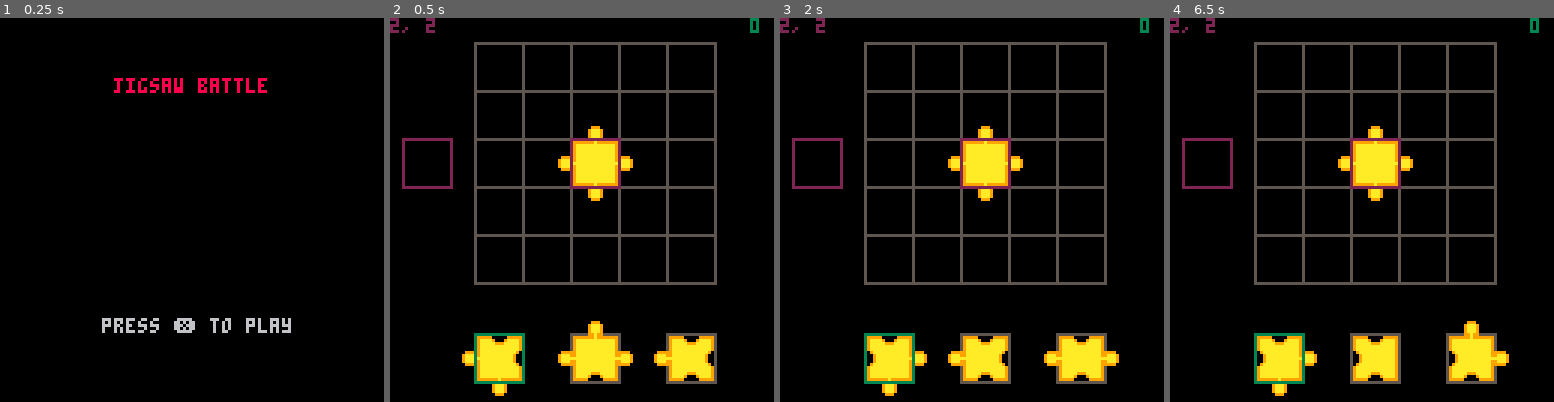
Above: before the commit, frames 1-4 (left to right).
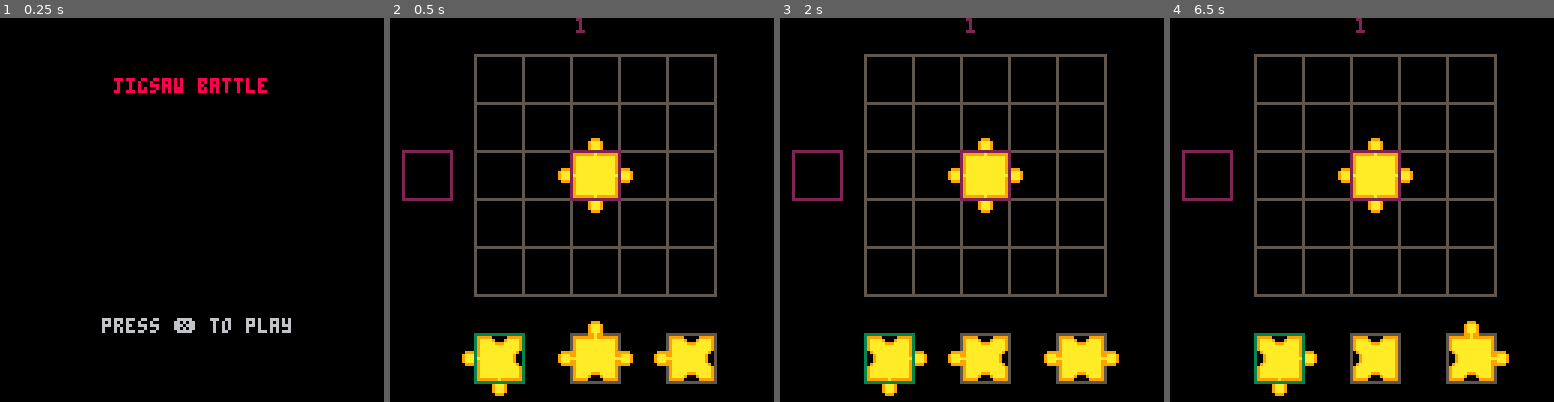
Above: after the commit, the same moments.

Repository: FelixEder/jigsaw-battle
Game: PICO-8 cartridge jigsaw-battle.p8
Same seed, same stepped clock (60 frames per second), same inputs: the game is played once before the commit and once after it.
Inputs:
- Up to frame 1 (0.25 s): no input
- Up to frame 2 (0.5 s): tap X (X key) at 0.33 s
- Up to frame 3 (2 s): tap O (Z key) at 0.7, 1.7 s; tap X (X key) at 1.07, 1.85 s; hold Right from 1.6 s (still down); hold P2 Left from 1.6 s (still down)
- Up to frame 4 (6.5 s): release Right at 2.1 s; release P2 Left at 2.1 s; tap O (Z key) every 0.4 s from 2.1 to 6.1 s; hold Up 2.15-2.42 s; hold P2 Down 2.15-2.42 s; hold Right 2.47-3.03 s; hold P2 Left 2.47-3.03 s; tap X (X key) every 1.12 s from 2.97 to 6.32 s; hold Left 3.08-3.58 s; hold P2 Right 3.08-3.58 s; hold Down 3.63-3.97 s; hold P2 Up 3.63-3.97 s; hold Right 4.02-4.68 s; hold P2 Left 4.02-4.68 s; hold Up 4.73-5.03 s; hold P2 Down 4.73-5.03 s; hold Left 5.08-5.68 s; hold P2 Right 5.08-5.68 s; hold Down 5.73-6.03 s; hold P2 Up 5.73-6.03 s; hold Right from 6.08 s (still down); hold P2 Left from 6.08 s (still down)

Frame 1 is identical in both runs. In frame 2, 7.8% of the frame differs, in the area x 0-97%, y 0-73%; in frame 3, 7.8%; in frame 4, 7.8%.

Commit message:
score og fix bug

Diff:
--- a/jigsaw-battle.p8
+++ b/jigsaw-battle.p8
@@ -120,7 +120,7 @@
 
 cell_size = 16
 grid_x_start = 28
-grid_y_start = 8
+grid_y_start = 12
 
 function create_grid()
 	for y=0,grid_height do
@@ -176,7 +176,7 @@
 		end
 	end
 
-	if y < grid_height-1 and grid[y+1][x] then
+	if y < grid_height and grid[y+1][x] then
 		local bottom = grid[y+1][x]
 		if (bottom.top + piece.bottom > 0) then
 			printh("bottom", "error")
@@ -200,7 +200,7 @@
 		end
 	end
 
-	if x < grid_width-1 and grid[y][x+1] then
+	if x < grid_width and grid[y][x+1] then
 		local right = grid[y][x+1]
 		if (right.left + piece.right > 0) then
 			printh("right", "error")
@@ -250,7 +250,10 @@
     y = 2,
   }
   selection_cursor = 0
-  music(0)
+  round = 0
+  p1score = 1
+  p2score = 1
+  --music(0)
 end
 
 function game_update()
@@ -260,41 +263,49 @@
 	end
 
 	--todo make p1, p2 exchangeable
-	if btnp(⬆️) then
+	if btnp(⬆️, round) then
 		grid_cursor.y = max(0, grid_cursor.y - 1)
 		sfx(0, 0, 0)
 	end
-	if btnp(⬇️) then
+	if btnp(⬇️, round) then
 		grid_cursor.y = min(4, grid_cursor.y + 1)
 		sfx(0, 0, 0)
 	end
-	if btnp(➡️) then
+	if btnp(➡️, round) then
 	 grid_cursor.x = min(4, grid_cursor.x + 1)
 		sfx(0, 0, 0)
 	end
-	if btnp(⬅️) then
+	if btnp(⬅️, round) then
 	 grid_cursor.x = max(0, grid_cursor.x - 1)
 		sfx(0, 0, 0)
 	end
-	if btnp(❎) then
+	if btnp(❎, round) then
 		local success = place_piece()
 		if (success) then
 			next_piece = nil
+			if (round == 0) then
+				p1score += 1
+				if (p1score == 25) then
+					next_round()
+				end
+			else
+				p2score += 1
+			end
 			sfx(1, 0, 0)
 		else
 			sfx(2, 0, 0)
 		end
 	end
 
-	if btnp(➡️, 1) then
+	if btnp(➡️, 1 - round) then
 		selection_cursor = min(2, selection_cursor + 1)
 		sfx(0, 0, 0)
 	end
-	if btnp(⬅️, 1) then
+	if btnp(⬅️, 1 - round) then
 	 selection_cursor = max(0, selection_cursor - 1)
 		sfx(0, 0, 0)
 	end
-	if btnp(❎, 1) then
+	if btnp(❎, 1 - round) then
 		if (not next_piece) then
 			next_piece = selection_row[selection_cursor]
 			create_new_jigsaws()
@@ -303,6 +314,13 @@
 			sfx(2, 0, 0)
 		end
 	end
+end
+
+function next_round()
+  create_grid()
+  create_row()
+  create_new_jigsaws()
+  next_piece = nil
 end
 
 function game_draw()
@@ -313,8 +331,11 @@
 	rect(grid_x_start + grid_cursor.x * 16, grid_y_start + grid_cursor.y * 16, grid_x_start + grid_cursor.x * 16 + 16, grid_y_start + grid_cursor.y * 16 + 16, p1color)
 	rect(row_x_start + selection_cursor * 16 + selection_cursor * row_x_padding, row_y_start, row_x_start + selection_cursor * 16  + selection_cursor * row_x_padding + 16, row_y_start + 16, p2color)
 
-	print(tostring(grid_cursor.x) .. ", " ..  tostring(grid_cursor.y), 0, 0, p1color)
-	print(tostring(selection_cursor), 120, 0, p2color)
+	if (round == 0) then
+		printc(tostring(p1score), 0, p1color)
+	else
+		printc(tostring(p2score), 0, p2color)
+	end
 end
 -->8
 --scene_end
